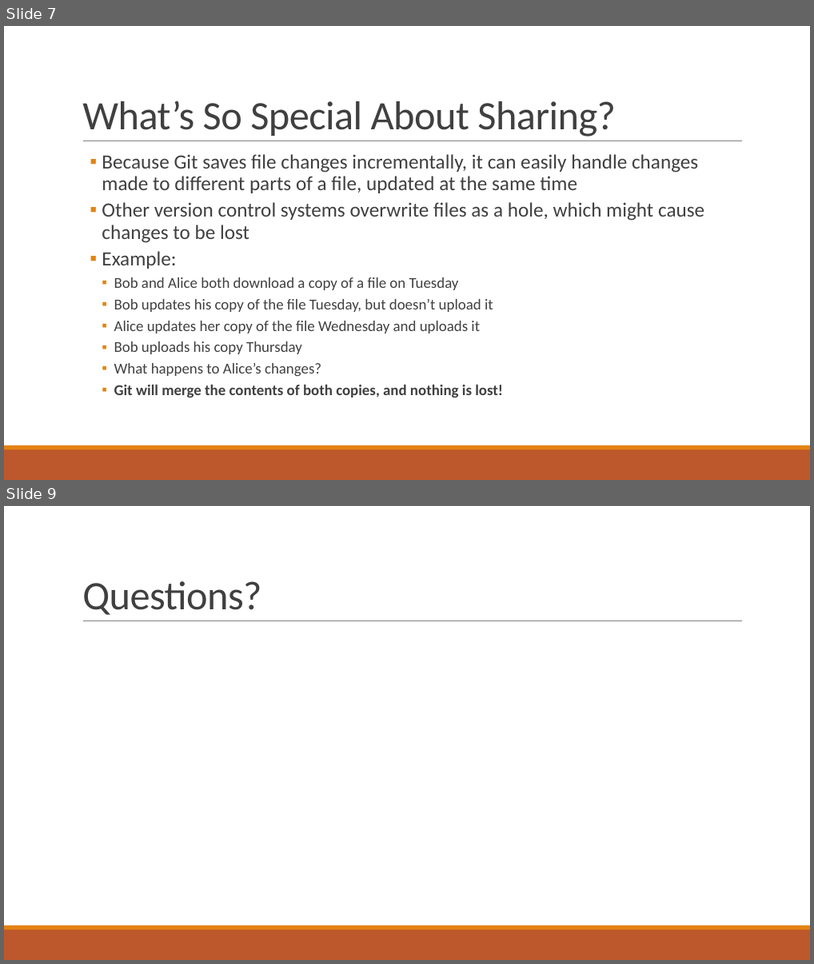
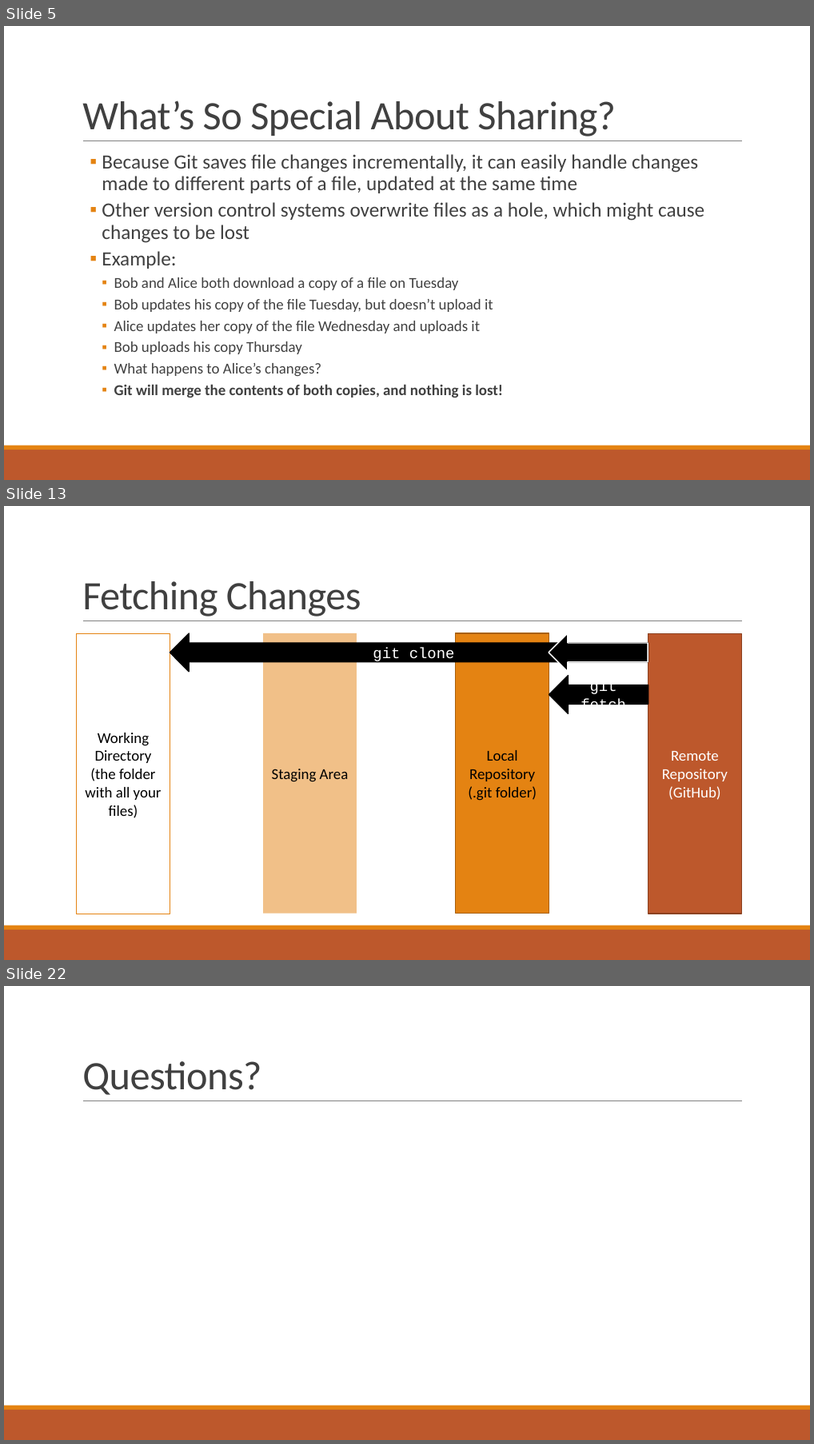
Before and after one commit to qccoders/presentations, a slide deck: QC Coders - Git Good!.pptx. Shown one above the other, each under a label of ours: slides 7 and 9 before the commit, slides 5, 13 and 22 after it; the slides between them are not shown. The pictures are 814x964 and 814x1444 pixels, drawn with LibreOffice and Linux fonts; fonts in the diff are those of the drawing. Boxes give left, top, right and bottom in pixels: in the first picture for what was removed or moved away, otherwise in the second. Text is boxed around its words. In the diff, an @@ line names an element or a change of style, - is before the commit and + after.

```diff
--- a/QC Coders - Git Good!.pptx
+++ b/QC Coders - Git Good!.pptx
@@ slide 13 added at <box>4,506,810,960</box>, background #FFFFFF; not listed: 3 template elements that a slide beside it also shows @@
@@ title added at <box>82,581,362,616</box>, 48 pt, text #404040 @@
+Fetching Changes
@@ rectangle added at <box>77,634,170,913</box>, outline #E48312 0.75 pt, 18 pt, text #000000 @@
+Working Directory
+(the folder with all your files)
@@ left arrow added at <box>170,633,648,671</box>, fill #000000, outline #000000 1.25 pt, 18 pt, text #FFFFFF @@
+git clone
@@ rectangle added at <box>263,633,357,912</box>, fill #E48312 at 50% opacity, 18 pt, text #000000 @@
+Staging Area
@@ rectangle added at <box>456,633,550,912</box>, fill #E48312, outline #A9610D 1.25 pt, 18 pt, text #000000 @@
+Local
+Repository
+(.git folder)
@@ left arrow added at <box>549,633,648,671</box>, fill #000000, outline #FFFFFF 1.25 pt @@
@@ rectangle added at <box>649,634,742,913</box>, fill #BD582C, outline #8C4121 1.25 pt, 18 pt, text #FFFFFF @@
+Remote Repository
+(GitHub)
@@ left arrow added at <box>550,676,649,713</box>, fill #000000, outline #000000 1.25 pt, 18 pt, text #FFFFFF @@
+git fetch
@@ what was slide 7 is now slide 5 @@
@@ what was slide 9 is now slide 22 @@
```
Also in this commit, not shown: 15 other slides added, 3 slides removed.
